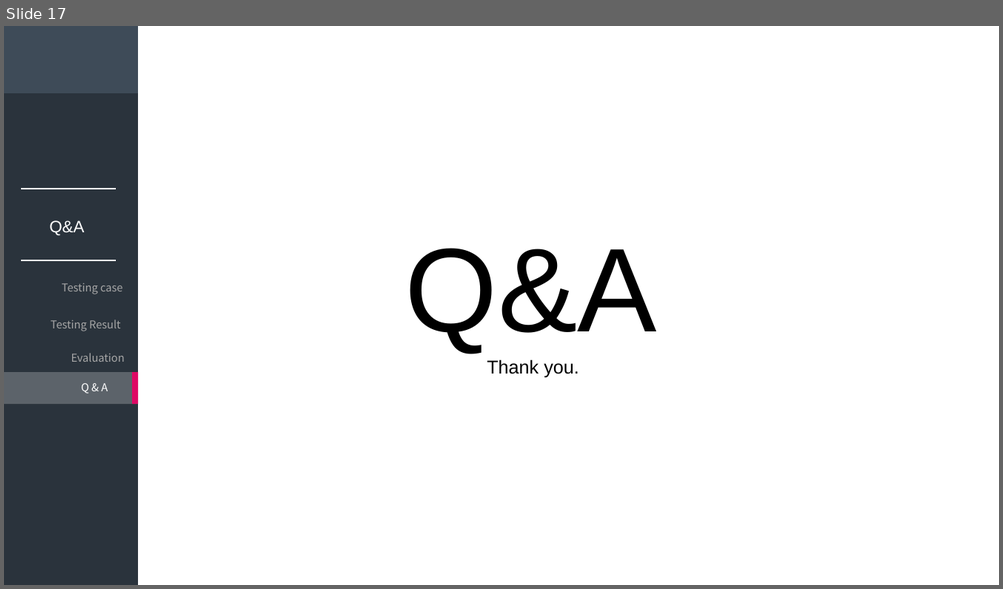
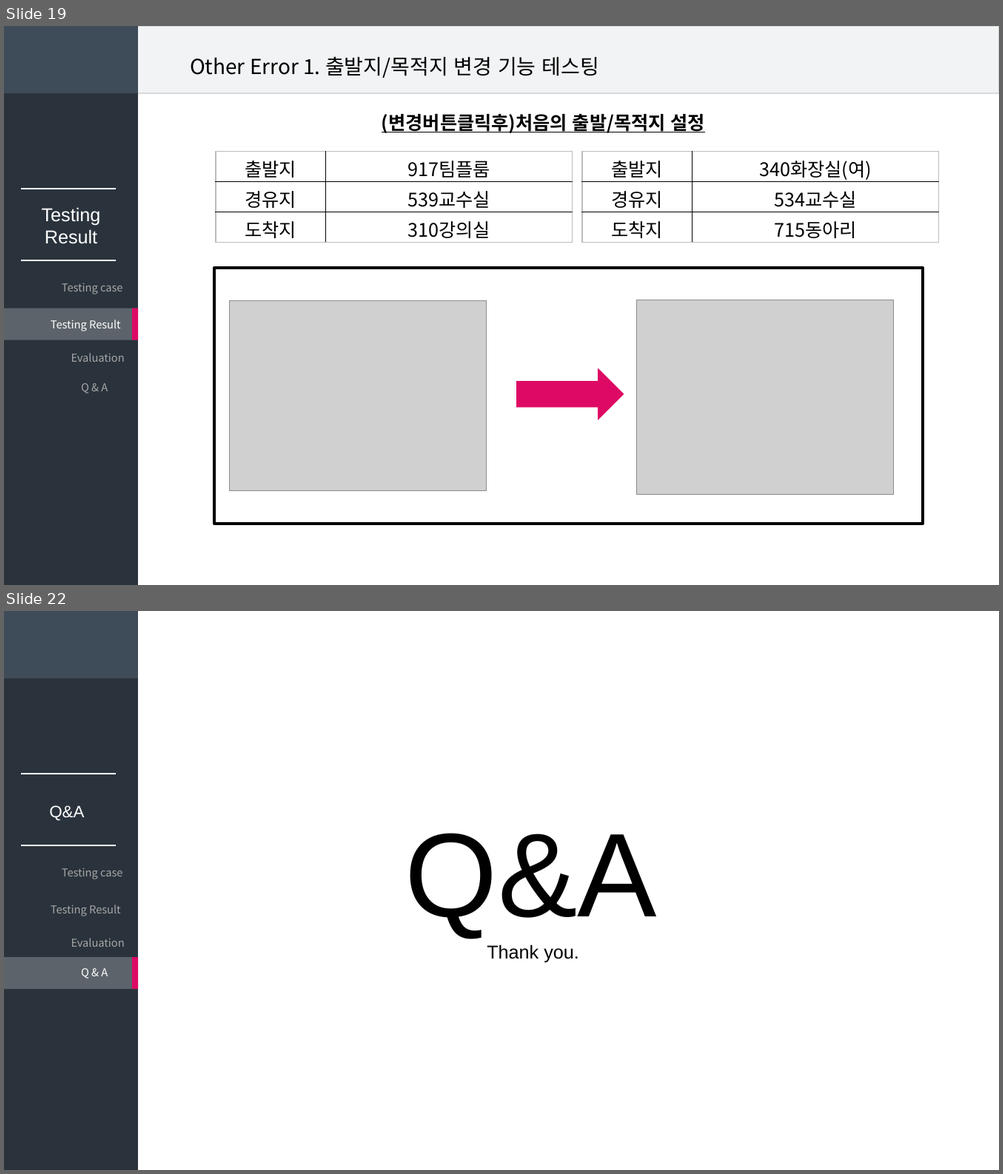
Before and after one commit to DDoGuSulGye/Presentation, a slide deck: Presentation Data/05. Testing & Evaluation.pptx. Shown one above the other, each under a label of ours: slide 17 before the commit, slides 19 and 22 after it; the slides between them are not shown. The pictures are 1003x589 and 1003x1174 pixels, drawn with LibreOffice and Linux fonts; fonts in the diff are those of the drawing; grey boxes stand for pictures. Boxes give left, top, right and bottom in pixels: in the first picture for what was removed or moved away, otherwise in the second. Text is boxed around its words. In the diff, an @@ line names an element or a change of style, - is before the commit and + after.

```diff
--- a/Presentation Data/05. Testing & Evaluation.pptx
+++ b/Presentation Data/05. Testing & Evaluation.pptx
@@ slide 19 added at bbox=[4, 26, 999, 585], background #FFFFFF @@
@@ rectangle added at bbox=[4, 26, 138, 585], fill #2A333C @@
@@ rectangle added at bbox=[4, 26, 138, 93], fill #3E4B58 @@
@@ rectangle added at bbox=[121, 26, 999, 93], fill #F1F3F5, outline #D9D9D9 1 pt @@
@@ text added at bbox=[190, 56, 599, 78], 20 pt, text #000000 @@
+Other Error 1. 출발지/목적지 변경 기능 테스팅
@@ text added at bbox=[381, 114, 705, 133], 18 pt, text #000000, bold, underline @@
+(변경버튼클릭후)처음의 출발/목적지 설정
@@ table added at bbox=[216, 151, 572, 242], 3 rows, 2 columns @@
+출발지 | 917팀플룸
+경유지 | 539교수실
+도착지 | 310강의실
@@ table added at bbox=[582, 151, 939, 242], 3 rows, 2 columns @@
+출발지 | 340화장실(여)
+경유지 | 534교수실
+도착지 | 715동아리
@@ line added from (20, 189) to (116, 189), #FFFFFF 1.5 pt @@
@@ text added at bbox=[42, 207, 101, 244], 18 pt, text #FFFFFF @@
+Testing
+Result
@@ line added from (20, 261) to (116, 261), #FFFFFF 1 pt @@
@@ rectangle added at bbox=[214, 268, 922, 524], outline #000000 3 pt @@
@@ text added at bbox=[62, 284, 122, 295], 10.5 pt, text #A6A6A6 @@
+Testing case
@@ rectangle added at bbox=[4, 309, 136, 340], fill #FFFFFF at 24% opacity @@
@@ rectangle added at bbox=[132, 309, 138, 340], fill #DE0964 @@
@@ picture added at bbox=[229, 301, 486, 491] @@
@@ picture added at bbox=[637, 301, 893, 495] @@
@@ text added at bbox=[51, 320, 121, 332], 10.5 pt, text #FFFFFF @@
+Testing Result
@@ text added at bbox=[71, 353, 125, 362], 10.5 pt, text #A6A6A6 @@
+Evaluation
@@ right arrow added at bbox=[517, 369, 624, 420], fill #DE0964 @@
@@ text added at bbox=[81, 383, 108, 394], 10.5 pt, text #A6A6A6 @@
+Q & A
@@ what was slide 17 is now slide 22 @@
```
Also in this commit, not shown: 11 slides changed, 5 other slides added, 1 slide removed, 5 other files.
